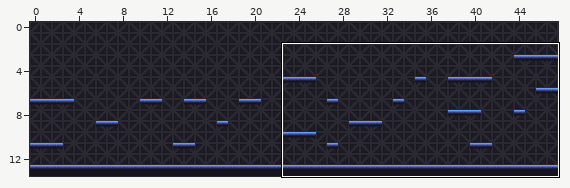
An edit to a level. Tiled map, public/assets/img/working-files/metal-map.tmx. The first picture is a wide view before the edit; the outline marks the close-up.
Close-up. Before the edit:
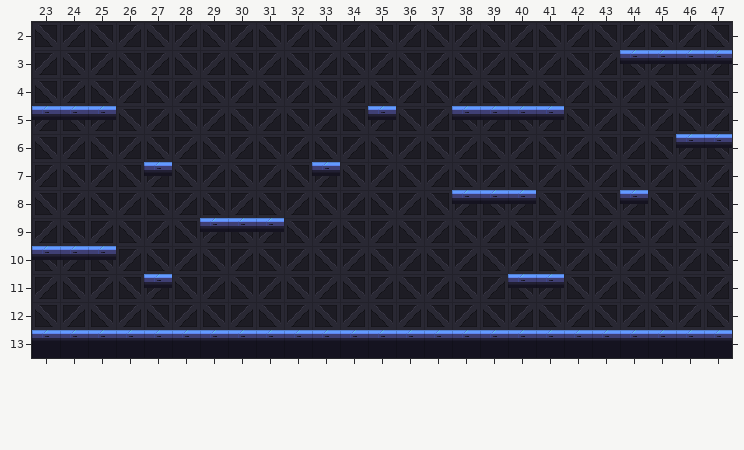
Cells are 32x32 px. Shown: x 23..47, y 2..13. The commit also changed other parts of the map, which this record leaves out.
Now the later version:
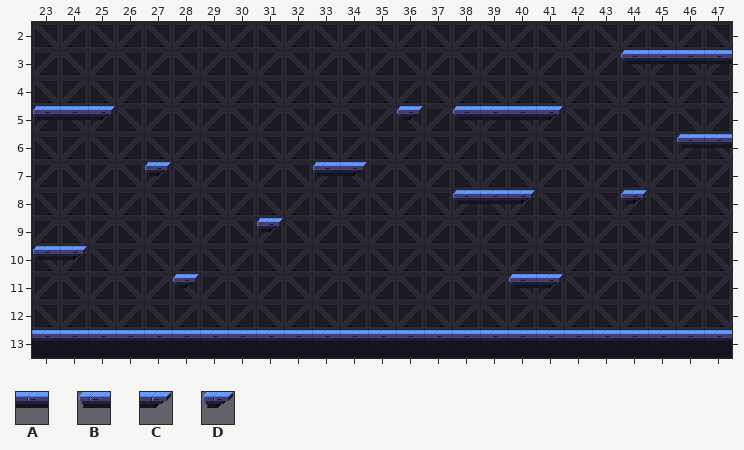
Key: from "tiles": A 1, B 2, C 3, D 4.
_ is an empty cell, . an unchanged one.
Change:
--- layer "air-layer"
@@ x 44..44 @@
- 3 A
+ 3 B
@@ x 23..46 @@
- 5 A.A.........A_.A..A.....
- 6 .......................A
- 7 ....A.....A_............
- 8 ...............A.A...A..
- 9 ......AAA...............
-10 AAA.....................
-11 ....A_...........AA.....
+ 5 B.C........._D.B..C.....
+ 6 .......................B
+ 7 ....D.....BC............
+ 8 ...............B.C...D..
+ 9 ......__D...............
+10 BC_.....................
+11 ...._D...........BC.....
